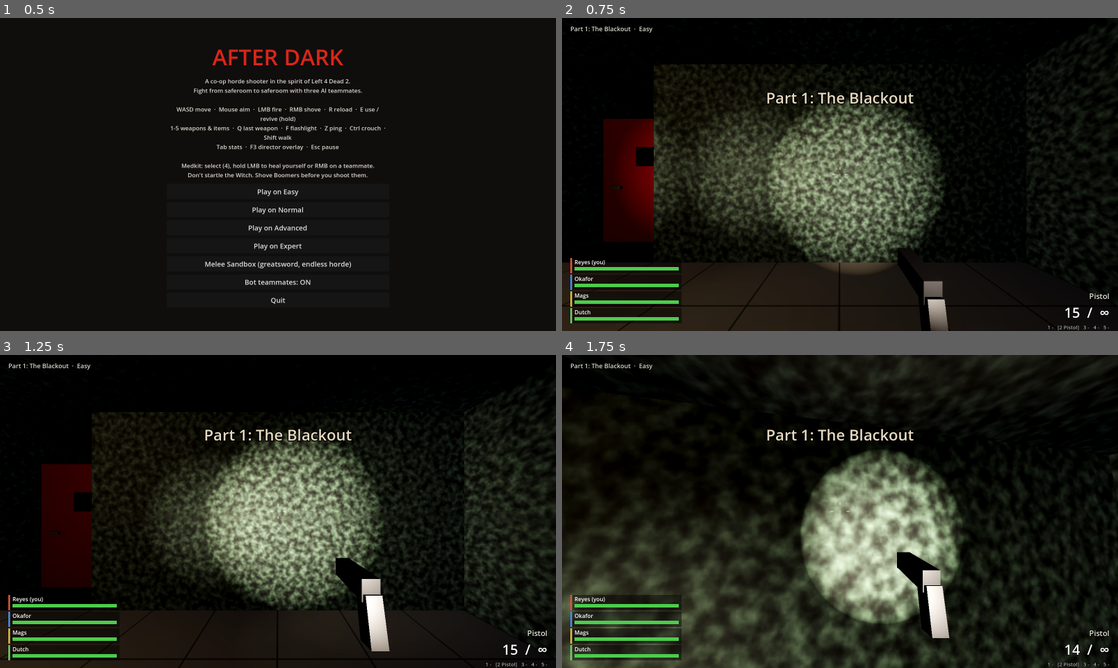
Above: before the commit, frames 1-4 (two rows, left to right).
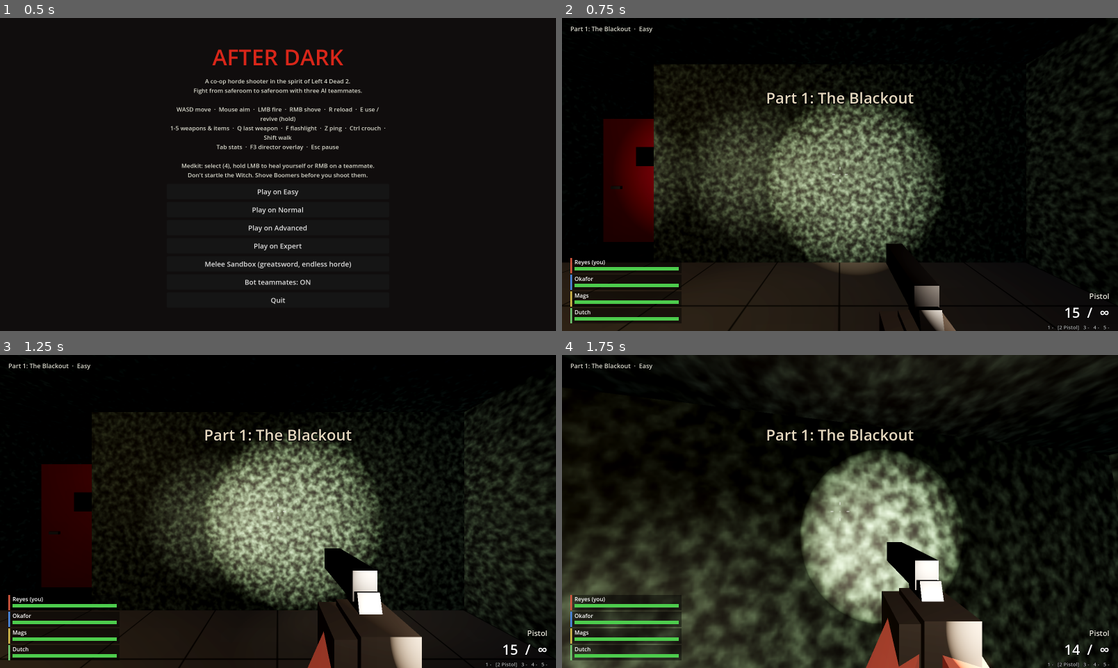
Above: after the commit, the same moments.

Repository: zzakdim/as2
Game: Godot game, scene res://scenes/main.tscn
Two runs of this game, one before a commit and one after it. Both use one fixed random seed, a clock stepped at 60 frames per second and the inputs below.
Inputs (mouse positions are in pixels of both pictures, inside the frame that each line leads up to):
- Up to frame 1 (0.5 s): no input
- Up to frame 2 (0.75 s): click "Play on Easy" at 0.5 s
- Up to frame 3 (1.25 s): no input
- Up to frame 4 (1.75 s): move the mouse to (867, 511) at 1.27 s; press the mouse at (867, 511) at 1.28 s; hold W (move_forward) from 1.28 s (still down); tap Space (jump) at 1.52 s; tap Q (last_weapon) at 1.55 s

Frame 1 is identical in both runs. In frame 2, 0.9% of the frame differs, in the area x 57-71%, y 72-100%; in frame 3, 2.9%; in frame 4, 4.3%, in the area x 54-77%, y 59-100%.

Commit message:
Add armored Shieldbearer and Rager elites; gun viewmodel hands
- Elite infected: Shieldbearer (armor: sweeps glance off, strikedowns,
  thrusts, chops and blunt weapons pierce; bullets mostly ricochet) and
  Rager (fast three-hit flurries, interrupted by pushes). They join mobs
  by difficulty; F9 spawns them in the sandbox. KayKit shield/blade props.
- First-person hands on guns, gun held higher and closer
- README: elites, melee weapons, art notes

Co-Authored-By: Claude Opus 5.5 <noreply@anthropic.com>
Claude-Session: https://claude.ai/code/session_01Vtrr4cGnAL38VnhxSwM7C2

Diff:
--- /dev/null
+++ b/horde/scripts/actors/elite.gd
@@ -0,0 +1,120 @@
+class_name Elite
+extends Infected
+## Darktide-style elites that make you pick the right attack.
+##   shieldbearer: armored. Light sweeps glance off; overheads, thrusts,
+##                 chops and blunt weapons go through. Hits very hard.
+##   rager:        fast three-hit flurries that must be blocked or dodged;
+##                 a push interrupts the flurry.
+
+var variant := "shieldbearer"
+var flurry := 0
+var flurry_t := 0.0
+
+
+static func make(v: String) -> Elite:
+	var e := Elite.new()
+	e.variant = v
+	return e
+
+
+func _ready() -> void:
+	kind = variant
+	match variant:
+		"shieldbearer":
+			max_hp = 300.0
+			run_speed = 4.4
+			rig = SkinnedRig.create("warrior", {"tint": Color(0.55, 0.55, 0.6), "glow_eyes": Color(1.0, 0.55, 0.1, 1.0)})
+			rig.attach_prop("res://assets/kaykit/skeletons/props/Skeleton_Shield_Large_A.gltf", "handslot.l")
+			rig.attach_prop("res://assets/kaykit/skeletons/props/Skeleton_Axe.gltf", "handslot.r")
+		"rager":
+			max_hp = 180.0
+			run_speed = 6.4
+			rig = SkinnedRig.create("rogue", {"tint": Color(0.75, 0.45, 0.42), "glow_eyes": Color(1.0, 0.1, 0.1, 1.0)})
+			rig.attach_prop("res://assets/kaykit/skeletons/props/Skeleton_Blade.gltf", "handslot.l")
+			rig.attach_prop("res://assets/kaykit/skeletons/props/Skeleton_Blade.gltf", "handslot.r")
+	hp = max_hp
+	super._ready()
+
+
+func is_armored() -> bool:
+	return variant == "shieldbearer"
+
+
+func part_mult(part: String) -> float:
+	match part:
+		"head": return 1.5 if is_armored() else 2.0
+		"leg": return 0.75
+	return 1.0
+
+
+func take_damage(amount: float, attacker = null, part := "body", dmg_type := "bullet", hit_pos := Vector3.INF) -> void:
+	if is_armored() and dmg_type == "bullet":
+		amount *= 0.8 if amount >= 80.0 else 0.35
+		if hit_pos != Vector3.INF and randf() < 0.6:
+			Game.fx.impact(hit_pos, -(hit_pos - global_position).normalized())
+	super.take_damage(amount, attacker, part, dmg_type, hit_pos)
+
+
+func on_hurt(attacker, _dmg: float, _t: String) -> void:
+	if state == S.IDLE or state == S.WANDER:
+		alert(attacker)
+
+
+func _do_attack() -> void:
+	if target == null or not is_instance_valid(target) or target.dead:
+		state = S.CHASE
+		return
+	if global_position.distance_to(target.global_position) > 1.8:
+		state = S.CHASE
+		return
+	match variant:
+		"shieldbearer":
+			attack_t = randf_range(1.6, 2.0)
+			rig.swing(0.7)
+			attack_pending = 0.6     # long, readable windup
+			Game.sfx.play3d("charger_roar", global_position + Vector3(0, 1.4, 0), -6.0, 0.2)
+		"rager":
+			attack_t = randf_range(1.3, 1.6)
+			flurry = 3
+			flurry_t = 0.25
+			Game.sfx.play3d("hunter_screech", global_position + Vector3(0, 1.4, 0), -4.0, 0.2)
+
+
+func special_physics(delta: float) -> void:
+	if flurry > 0 and state != S.STAGGER:
+		flurry_t -= delta
+		if flurry_t <= 0.0:
+			flurry -= 1
+			flurry_t = 0.32
+			rig.swing(0.28)
+			attack_pending = 0.18
+
+
+func _land_attack() -> void:
+	if state == S.DEAD or state == S.STAGGER or target == null or not is_instance_valid(target) or target.dead:
+		return
+	var to: Vector3 = target.global_position - global_position
+	to.y = 0
+	if to.length() > 2.0:
+		Game.sfx.play3d("swing", global_position + Vector3(0, 1.3, 0), -10.0, 0.2)
+		return
+	var mult := 4.0 if variant == "shieldbearer" else 1.5
+	target.take_damage(Game.common_hit_damage() * mult + (6.0 if variant == "shieldbearer" else 2.0), self, "claw")
+	Game.sfx.play3d("claw" if variant == "rager" else "tank_punch", target.global_position + Vector3(0, 1.2, 0), -4.0, 0.2)
+	if variant == "shieldbearer" and not target.incapped:
+		target.slow_t = 0.8
+
+
+func shove(from: Vector3, by) -> void:
+	flurry = 0
+	if variant == "shieldbearer":
+		# Shields soak pushes: just a short stumble.
+		rig.flinch(Vector3(0, 0, 1), 4.0)
+		attack_pending = 0.0
+		return
+	super.shove(from, by)
+
+
+func melee_stagger(dir: Vector3, force: float) -> void:
+	flurry = 0 if force >= 5.0 else flurry
+	super.melee_stagger(dir, force * (0.5 if is_armored() else 1.0))
--- a/horde/scripts/actors/player_controller.gd
+++ b/horde/scripts/actors/player_controller.gd
@@ -258,15 +258,58 @@
 	for a in arm_parts:
 		a.queue_free()
 	arm_parts.clear()
+	gun_arms.clear()
 	var id := s.current_item_id()
 	if id != "" and WeaponData.get_def(id).get("melee", false) and WeaponData.DEFS.has(id):
 		_build_melee_vm(id)
 	else:
 		vm_model = WeaponData.build_model(id, true) if id != "" else null
+		if vm_model:
+			_build_gun_arms()
 	if vm_model:
 		vm_root.add_child(vm_model)
 	vm_reload = 0.0
 	land_dip = 0.25
+
+
+var gun_arms: Array = []   # [fore_r, hand_r, fore_l, hand_l]
+
+func _build_gun_arms() -> void:
+	for a in gun_arms:
+		if is_instance_valid(a):
+			a.queue_free()
+	gun_arms.clear()
+	var sleeve := Mats.color(s.color.darkened(0.45), 0.9)
+	var glove := Mats.color(Color(0.12, 0.1, 0.09), 0.7)
+	for i in 4:
+		var mi := MeshInstance3D.new()
+		mi.mesh = Mats.box(Vector3(1, 1, 1))
+		mi.material_override = glove if i % 2 == 1 else sleeve
+		mi.cast_shadow = GeometryInstance3D.SHADOW_CASTING_SETTING_OFF
+		camera.add_child(mi)
+		gun_arms.append(mi)
+		arm_parts.append(mi)
+
+
+## Hands on the gun: right on the grip, left on the handguard (or both on
+## the grip for pistols).
+func _update_gun_arms() -> void:
+	if gun_arms.size() < 4:
+		return
+	var id := s.current_item_id()
+	var long: bool = WeaponData.DEFS.has(id) and WeaponData.get_def(id).get("slot", 1) == 0
+	var xf := vm_root.transform
+	var grip_r: Vector3 = xf * Vector3(0, -0.06, 0.02)
+	var grip_l: Vector3 = xf * (Vector3(0, -0.02, -0.32) if long else Vector3(-0.03, -0.07, 0.01))
+	var el_r := Vector3(0.3, -0.62, 0.15)
+	var el_l := Vector3(-0.25, -0.62, 0.05)
+	_limb_between(gun_arms[0], grip_r + (el_r - grip_r).normalized() * 0.34, grip_r, 0.06)
+	gun_arms[1].transform = Transform3D(xf.basis * Basis.from_scale(Vector3(0.075, 0.09, 0.1)), grip_r)
+	_limb_between(gun_arms[2], grip_l + (el_l - grip_l).normalized() * 0.34, grip_l, 0.06)
+	gun_arms[3].transform = Transform3D(xf.basis * Basis.from_scale(Vector3(0.075, 0.09, 0.1)), grip_l)
+	var show := vm_root.visible and s.action == ""
+	for a in gun_arms:
+		a.visible = show
 
 
 func _build_melee_vm(id: String) -> void:
@@ -452,7 +495,7 @@
 	vm_melee = max(0.0, vm_melee - delta)
 	if vm_reload > 0.0:
 		vm_reload = max(0.0, vm_reload - delta)
-	var base := Vector3(0.2, -0.19, -0.4)
+	var base := Vector3(0.14, -0.14, -0.3)
 	var rot := Vector3.ZERO
 	base.x += sin(bob_t * 0.5) * 0.01 * clamp(speed / 5.0, 0.0, 1.0)
 	base.y += bob * 0.4 - land_dip
@@ -478,6 +521,7 @@
 	vm_root.position = vm_root.position.lerp(base, min(1.0, delta * 20.0))
 	vm_root.rotation = vm_root.rotation.lerp(rot, min(1.0, delta * 20.0))
 	vm_root.visible = not s.dead and s.pinned_by == null
+	_update_gun_arms()
 	if melee_root:
 		var show := not s.dead and s.pinned_by == null and not s.incapped and s.action == ""
 		melee_root.visible = show
--- a/horde/scripts/actors/skinned_rig.gd
+++ b/horde/scripts/actors/skinned_rig.gd
@@ -120,6 +120,18 @@
 		parts["eyes"].material_override = Mats.emissive(opts["glow_eyes"], 3.0)
 	_play(_pick_base(0.0), 0.0, 1.0)
 	_acc = randf() * 2.0
+
+
+## Hang a static prop (shield, blade) on a hand slot.
+func attach_prop(path: String, bone: String) -> void:
+	if not _scenes.has(path):
+		_scenes[path] = load(path)
+	var att := BoneAttachment3D.new()
+	att.bone_name = bone
+	skel.add_child(att)
+	var prop: Node3D = _scenes[path].instantiate()
+	att.add_child(prop)
+	prop.rotation.y = PI if bone.ends_with(".r") else 0.0
 
 
 static func _part_key(n: String) -> String:
--- a/horde/scripts/ai/bot_brain.gd
+++ b/horde/scripts/ai/bot_brain.gd
@@ -74,6 +74,8 @@
 			score -= 10.0
 			if z.get("victim") != null:
 				score -= 40.0
+		elif z is Elite:
+			score -= 6.0
 		elif z.state == Infected.S.IDLE or z.state == Infected.S.WANDER:
 			score += 12.0
 		elif z.state == Infected.S.ATTACK:
--- a/horde/scripts/ai/director.gd
+++ b/horde/scripts/ai/director.gd
@@ -146,7 +146,7 @@
 
 
 func sandbox_special() -> void:
-	var kinds := ["hunter", "boomer", "charger", "smoker", "spitter"]
+	var kinds := ["shieldbearer", "hunter", "rager", "boomer", "charger", "shieldbearer", "smoker", "rager", "spitter"]
 	var kind: String = kinds[_sandbox_kinds_i % kinds.size()]
 	_sandbox_kinds_i += 1
 	var c := find_hidden_cell(0, Game.level.max_flow, 14.0)
@@ -206,6 +206,7 @@
 func spawn_infected(kind: String, pos: Vector3) -> Infected:
 	var z: Infected
 	match kind:
+		"shieldbearer", "rager": z = Elite.make(kind)
 		"hunter": z = Hunter.new()
 		"smoker": z = Smoker.new()
 		"boomer": z = Boomer.new()
@@ -337,7 +338,13 @@
 	if c.x < 0:
 		return
 	var base: Vector3 = lvl.cell_center(c)
-	for i in size:
+	var elites: int = [0, 1, 2, 3][Game.difficulty] if size >= 10 else 0
+	for i in elites:
+		var e := Elite.make(["shieldbearer", "rager"].pick_random())
+		e.position = base + Vector3(randf_range(-1.5, 1.5), 0.05, randf_range(-1.5, 1.5))
+		e.state = Infected.S.CHASE
+		Game.world.add_child(e)
+	for i in size - elites:
 		var z := Infected.new()
 		var off := Vector3(randf_range(-2.5, 2.5), 0.05, randf_range(-2.5, 2.5))
 		var p := base + off
--- a/horde/scripts/game.gd
+++ b/horde/scripts/game.gd
@@ -71,7 +71,7 @@
 		"jump": [KEY_SPACE], "walk": [KEY_SHIFT], "crouch": [KEY_CTRL, KEY_C],
 		"reload": [KEY_R], "use": [KEY_E], "flashlight": [KEY_F], "ping": [KEY_Z],
 		"slot1": [KEY_1], "slot2": [KEY_2], "slot3": [KEY_3], "slot4": [KEY_4], "slot5": [KEY_5],
-		"last_weapon": [KEY_Q], "sandbox_horde": [KEY_F5], "sandbox_special": [KEY_F6], "sandbox_god": [KEY_F7], "sandbox_tank": [KEY_F8], "scoreboard": [KEY_TAB], "pause": [KEY_ESCAPE], "debug": [KEY_F3],
+		"last_weapon": [KEY_Q], "sandbox_horde": [KEY_F5], "sandbox_special": [KEY_F6], "sandbox_god": [KEY_F7], "sandbox_tank": [KEY_F8], "sandbox_elite": [KEY_F9], "scoreboard": [KEY_TAB], "pause": [KEY_ESCAPE], "debug": [KEY_F3],
 	}
 	for action in keys:
 		if not InputMap.has_action(action):
--- a/horde/scripts/main.gd
+++ b/horde/scripts/main.gd
@@ -129,7 +129,7 @@
 	Game.time = 0.0
 	Game.sfx.start_music()
 	if Game.mode == "sandbox":
-		Game.hud.map_label.text = "Melee Sandbox  ·  F5 horde  F6 special  F8 tank  F7 god mode (%s)" % ("on" if Game.god_mode else "off")
+		Game.hud.map_label.text = "Melee Sandbox  ·  F5 horde  F6 special  F9 elites  F8 tank  F7 god mode (%s)" % ("on" if Game.god_mode else "off")
 		Game.hud.big_message("Melee Sandbox", Color(0.9, 0.85, 0.75), 3.0)
 	else:
 		Game.hud.map_label.text = "%s  ·  %s" % [Game.MAP_NAMES[idx], Game.DIFF_NAMES[Game.difficulty]]
@@ -252,6 +252,12 @@
 			Game.director.spawn_mob(20, "sandbox")
 		if event.is_action_pressed("sandbox_special"):
 			Game.director.sandbox_special()
+		if event.is_action_pressed("sandbox_elite"):
+			for i in 3:
+				var c: Vector2i = Game.director.find_hidden_cell(0, Game.level.max_flow, 10.0)
+				if c.x >= 0:
+					var e: Infected = Game.director.spawn_infected(["shieldbearer", "rager"][i % 2], Game.level.cell_center(c))
+					e.alert(Game.player)
 		if event.is_action_pressed("sandbox_tank"):
 			Game.director.spawn_tank_now()
 		if event.is_action_pressed("sandbox_god"):
@@ -380,7 +386,7 @@
 	light.light_energy = 2.5
 	world.add_child(light)
 	light.global_position = p.global_position + Vector3(0, 3, -2)
-	var kinds := ["common", "common", "common", "hunter", "smoker", "boomer", "charger", "spitter", "witch"]
+	var kinds := ["common", "shieldbearer", "rager", "hunter", "smoker", "boomer", "charger", "spitter", "witch"]
 	var actors := []
 	for i in kinds.size():
 		var pos: Vector3 = p.global_position + Vector3((i - 4) * 1.15, 0.0, -4.0)
@@ -388,8 +394,11 @@
 		z.set_physics_process(false)
 		actors.append(z)
 	var surv_models := ["knight", "barbarian", "rogue_hooded", "adv_mage"]
+	var surv_weapons := ["smg", "greatsword", "pump_shotgun", "fire_axe"]
 	for i in 4:
 		var r := SkinnedRig.create(surv_models[i], {"role": "survivor"})
+		r.melee_held = WeaponData.get_def(surv_weapons[i]).get("melee", false)
+		r.held.add_child(WeaponData.build_model(surv_weapons[i]))
 		world.add_child(r)
 		r.global_position = p.global_position + Vector3((i - 1.5) * 1.3, 0.0, -7.0)
 		r.set_pose("aim")
--- a/horde/scripts/weapons/melee.gd
+++ b/horde/scripts/weapons/melee.gd
@@ -95,7 +95,7 @@
 }
 
 # How much cleave budget each enemy type soaks up.
-const HIT_MASS := {"common": 1.0, "boomer": 1.5, "spitter": 2.0, "hunter": 2.5, "smoker": 2.5, "charger": 4.0, "witch": 6.0, "tank": 99.0}
+const HIT_MASS := {"shieldbearer": 6.0, "rager": 2.0, "common": 1.0, "boomer": 1.5, "spitter": 2.0, "hunter": 2.5, "smoker": 2.5, "charger": 4.0, "witch": 6.0, "tank": 99.0}
 
 var s                       # Survivor
 var ms: Dictionary = {}
@@ -531,6 +531,19 @@
 	dmg *= cleave_k
 	if atk.get("_full", false):
 		dmg *= 1.25
+	# Armor (Darktide "carapace"-lite): sweeps glance off, strikedowns go through.
+	var armored: bool = z.has_method("is_armored") and z.is_armored()
+	if armored:
+		var pierce: float = atk.get("armor", 0.25)
+		if atk.get("thrust", false) or atk.get("split", false) or atk.has("slam"):
+			pierce = max(pierce, 1.0)
+		if ms.get("head_mass", false):
+			pierce = max(pierce, 0.8)
+		dmg *= pierce
+		if pierce < 0.5:
+			budget = 0.0
+			Game.sfx.play3d("clank", p, -2.0, 0.1)
+			Game.fx.impact(p, -tangent)
 	var force: float = atk["impact"] * (1.2 if atk.get("_full", false) else 1.0)
 	z.impact_dir = (tangent + s.flat_forward() * 0.4).normalized()
 	z.impact_force = force
Binary file added: horde/assets/kaykit/skeletons/props/Skeleton_Axe.bin
Not shown, added: horde/assets/kaykit/skeletons/props/Skeleton_Axe.gltf
Not shown, added: horde/assets/kaykit/skeletons/props/Skeleton_Axe.gltf.import
Binary file added: horde/assets/kaykit/skeletons/props/Skeleton_Blade.bin
Not shown, added: horde/assets/kaykit/skeletons/props/Skeleton_Blade.gltf
Not shown, added: horde/assets/kaykit/skeletons/props/Skeleton_Blade.gltf.import
Binary file added: horde/assets/kaykit/skeletons/props/Skeleton_Shield_Large_A.bin
Not shown, added: horde/assets/kaykit/skeletons/props/Skeleton_Shield_Large_A.gltf
Not shown, added: horde/assets/kaykit/skeletons/props/Skeleton_Shield_Large_A.gltf.import
Binary file added: horde/assets/kaykit/skeletons/props/skeleton_texture.png
Not shown, added: horde/assets/kaykit/skeletons/props/skeleton_texture.png.import
Not shown, added: horde/scripts/actors/elite.gd.uid
(and 1 more such lines)
